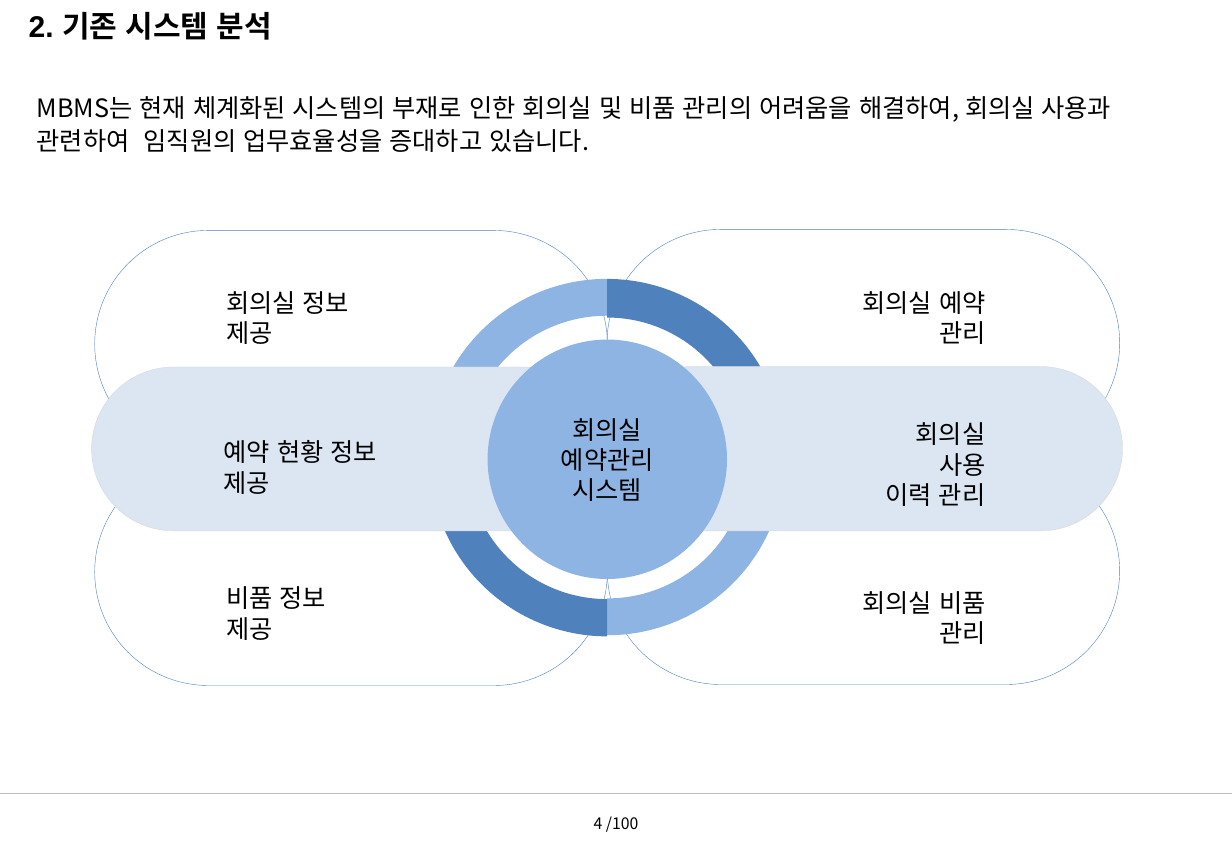
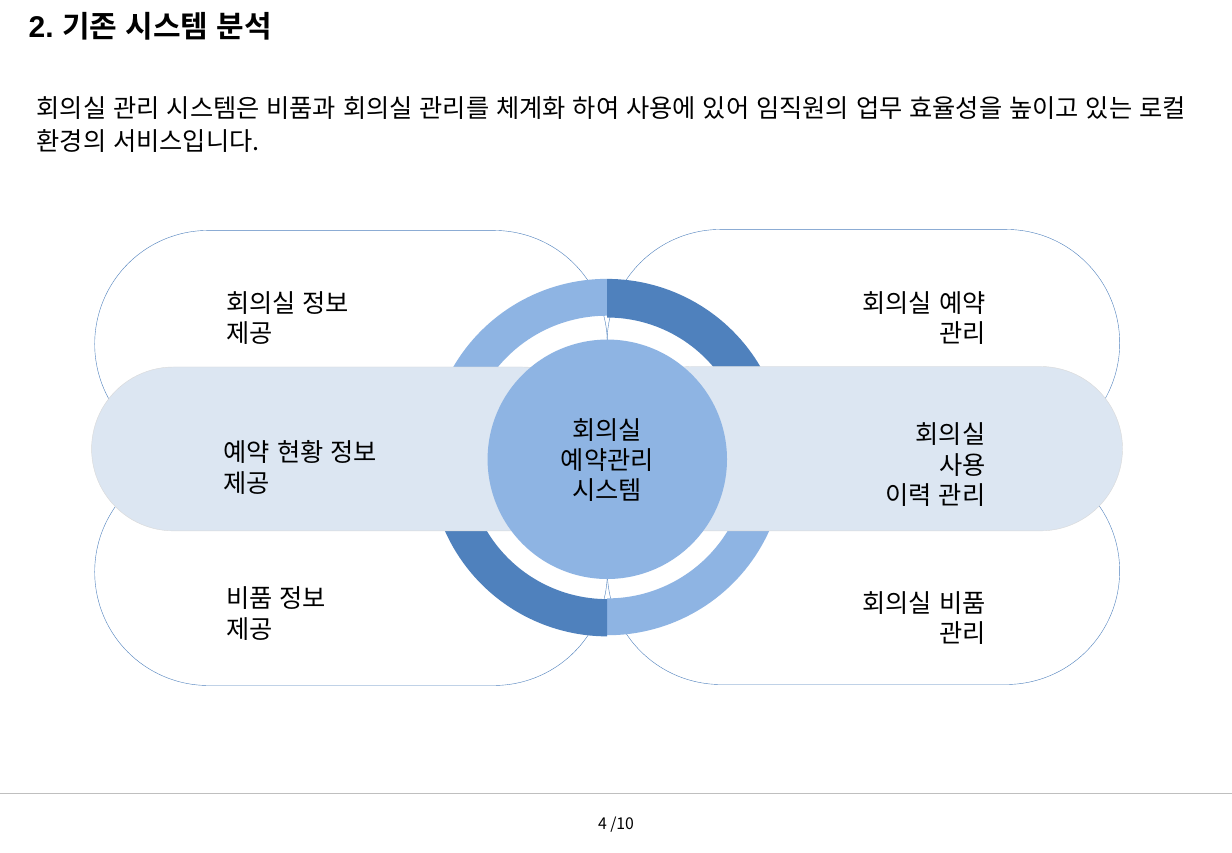
Before and after one commit to JeongHyeongKim/Deploy_Project, a slide deck: slide 4 of 산출물/NCP프로젝트계획서_0710.pptx. Drawn at 1232x853 pixels with LibreOffice and Linux fonts; fonts in the diff are those of the drawing; background and template pictures are left out. Boxes give left, top, right and bottom in pixels: in the first picture for what was removed or moved away, otherwise in the second. Text is boxed around its words. In the diff, an @@ line names an element or a change of style, - is before the commit and + after.

```diff
--- a/산출물/NCP프로젝트계획서_0710.pptx
+++ b/산출물/NCP프로젝트계획서_0710.pptx
@@ text at (37,96,1185,152): text changed @@
-MBMS는 현재 체계화된 시스템의 부재로 인한 회의실 및 비품 관리의 어려움을 해결하여, 회의실 사용과 관련하여 임직원의 업무효율성을 증대하고 있습니다.
+회의실 관리 시스템은 비품과 회의실 관리를 체계화 하여 사용에 있어 임직원의 업무 효율성을 높이고 있는 로컬 환경의 서비스입니다.
@@ page number at (598,816,634,832): text changed @@
-4 /100
+4 /10
```
Also in this commit, not shown: 4 other slides changed, 1 other file.
